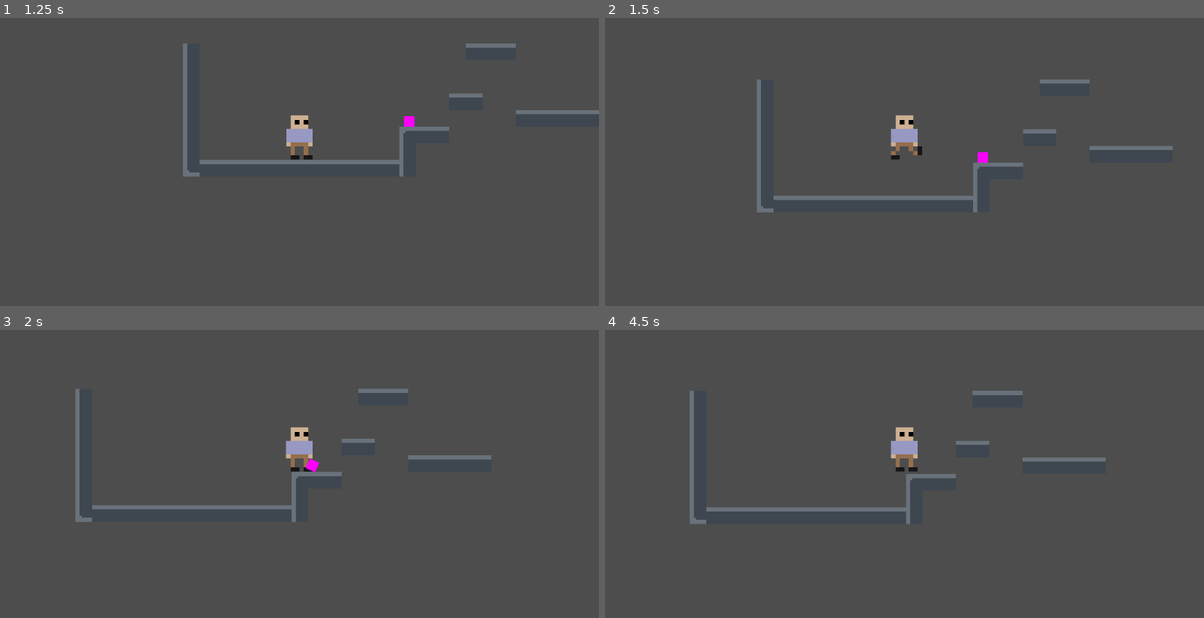
Above: before the commit, frames 1-4 (two rows, left to right).
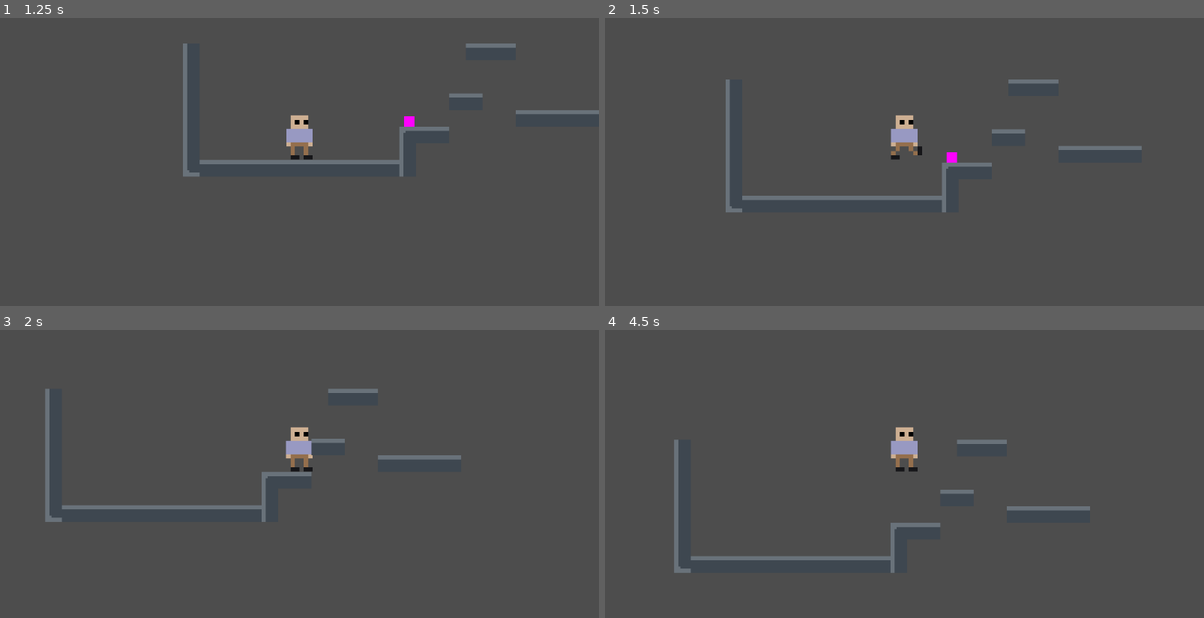
Above: after the commit, the same moments.

Repository: VehvilainenPooki/ModeGame
Game: Godot game, scene res://Main.tscn
Same seed, same stepped clock (60 frames per second), same inputs: the game is played once before the commit and once after it.
Inputs:
- Up to frame 1 (1.25 s): click "Play" at 0.5 s
- Up to frame 2 (1.5 s): tap Enter (ui_accept) at 1.25 s; hold Right (ui_right) from 1.28 s (still down); hold 2 (MODE_SPEED, bound only after the commit) from 1.28 s (still down)
- Up to frame 3 (2 s): keep holding Right (ui_right); keep holding 2 (MODE_SPEED, bound only after the commit); tap 1 (MODE_JUMP) at 1.52, 1.55, 1.82 s
- Up to frame 4 (4.5 s): release 2 (MODE_SPEED, bound only after the commit) at 2.03 s; tap 1 (MODE_JUMP) at 2.1, 2.27, 2.57, 3.05, 3.77, 4.07 s; tap 2 (MODE_SPEED, bound only after the commit) at 2.3, 3.6 s; release Right (ui_right) at 2.78 s; hold Left (ui_left) 2.78-3.53 s; hold 2 (MODE_SPEED, bound only after the commit) 2.78-3.53 s; hold Right (ui_right) from 3.53 s (still down); tap Enter (ui_accept) at 4.25 s; hold 1 (MODE_JUMP) from 4.28 s (still down)

Frame 1 is identical in both runs. In frame 2, 1.7% of the frame differs, in the area x 20-95%, y 21-68%; in frame 3, 1.7%; in frame 4, 2.9%, in the area x 11-84%, y 21-85%.

Commit message:
Fixed cartridge collision

Diff:
--- a/Objects/Cartridges/Cartridge.gd
+++ b/Objects/Cartridges/Cartridge.gd
@@ -4,8 +4,7 @@
 enum MODES {DEFAULT, JUMP, PUSH, SPEED}
 var mode: MODES = MODES.JUMP
 
-func _on_body_entered(body):
-	print(body)
+func _on_area_2d_body_entered(body):
 	if body is Player:
-		body.addCatrdidge(mode)
+		body.addCartridge(mode)
 		queue_free()
--- a/Objects/Cartridges/Cartridge.tscn
+++ b/Objects/Cartridges/Cartridge.tscn
@@ -1,10 +1,13 @@
-[gd_scene load_steps=4 format=3 uid="uid://cq7x60hccgp6l"]
+[gd_scene load_steps=5 format=3 uid="uid://cq7x60hccgp6l"]
 
 [ext_resource type="Script" path="res://Objects/Cartridges/Cartridge.gd" id="1_mcd6f"]
 
 [sub_resource type="PlaceholderTexture2D" id="PlaceholderTexture2D_eykvg"]
 
 [sub_resource type="RectangleShape2D" id="RectangleShape2D_87anx"]
+
+[sub_resource type="RectangleShape2D" id="RectangleShape2D_au0xk"]
+size = Vector2(22, 22)
 
 [node name="Cartridge" type="RigidBody2D"]
 collision_layer = 2
@@ -15,6 +18,13 @@
 texture = SubResource("PlaceholderTexture2D_eykvg")
 
 [node name="CollisionShape2D" type="CollisionShape2D" parent="."]
+scale = Vector2(1, 1)
 shape = SubResource("RectangleShape2D_87anx")
 
+[node name="Area2D" type="Area2D" parent="."]
+
+[node name="CollisionShape2D" type="CollisionShape2D" parent="Area2D"]
+shape = SubResource("RectangleShape2D_au0xk")
+
 [connection signal="body_entered" from="." to="." method="_on_body_entered"]
+[connection signal="body_entered" from="Area2D" to="." method="_on_area_2d_body_entered"]
--- a/Player/Player.gd
+++ b/Player/Player.gd
@@ -9,7 +9,7 @@
 var mode: MODES = MODES.DEFAULT
 
 # Kasettien määrät
-var cartridges_dict = {MODES.JUMP: 0, MODES.PUSH: 0, MODES.SPEED: 0}
+var cartridges_dict = {MODES.JUMP: 0, MODES.PUSH: 0, MODES.SPEED: 1}
 
 # Get the gravity from the project settings to be synced with RigidBody nodes.
 var gravity = ProjectSettings.get_setting("physics/2d/default_gravity")
@@ -47,21 +47,28 @@
 	if event.is_action_pressed("MODE_JUMP") && cartridges_dict[MODES.JUMP] > 0:
 		cartridges_dict[MODES.JUMP] = cartridges_dict[MODES.JUMP] - 1
 		changeMode(MODES.JUMP)
+	elif event.is_action_pressed("MODE_SPEED") && cartridges_dict[MODES.SPEED] > 0:
+		cartridges_dict[MODES.SPEED] = cartridges_dict[MODES.SPEED] - 1
+		changeMode(MODES.SPEED)
 
 func changeMode(mode: MODES):
 	match mode:
 		MODES.DEFAULT:
 			mode = MODES.DEFAULT
 			SPEED = 300.0
-			JUMP_VELOCITY = -800.0
+			JUMP_VELOCITY = -400.0
 		MODES.JUMP:
 			mode = MODES.JUMP
 			SPEED = 300.0
 			JUMP_VELOCITY = -800.0
+		MODES.SPEED:
+			mode = MODES.SPEED
+			SPEED = 600.0
+			JUMP_VELOCITY = -400.0
 		_:
 			mode = MODES.DEFAULT
-			var SPEED = 300.0
-			var JUMP_VELOCITY = -400.0
+			SPEED = 300.0
+			JUMP_VELOCITY = -400.0
 
 func addCartridge(mode: MODES):
 	cartridges_dict[mode] = cartridges_dict[mode] + 1
--- a/project.godot
+++ b/project.godot
@@ -27,6 +27,11 @@
 "events": [Object(InputEventKey,"resource_local_to_scene":false,"resource_name":"","device":-1,"window_id":0,"alt_pressed":false,"shift_pressed":false,"ctrl_pressed":false,"meta_pressed":false,"pressed":false,"keycode":0,"physical_keycode":82,"key_label":0,"unicode":114,"echo":false,"script":null)
 ]
 }
+MODE_SPEED={
+"deadzone": 0.5,
+"events": [Object(InputEventKey,"resource_local_to_scene":false,"resource_name":"","device":-1,"window_id":0,"alt_pressed":false,"shift_pressed":false,"ctrl_pressed":false,"meta_pressed":false,"pressed":false,"keycode":0,"physical_keycode":50,"key_label":0,"unicode":50,"echo":false,"script":null)
+]
+}
 
 [rendering]
 
